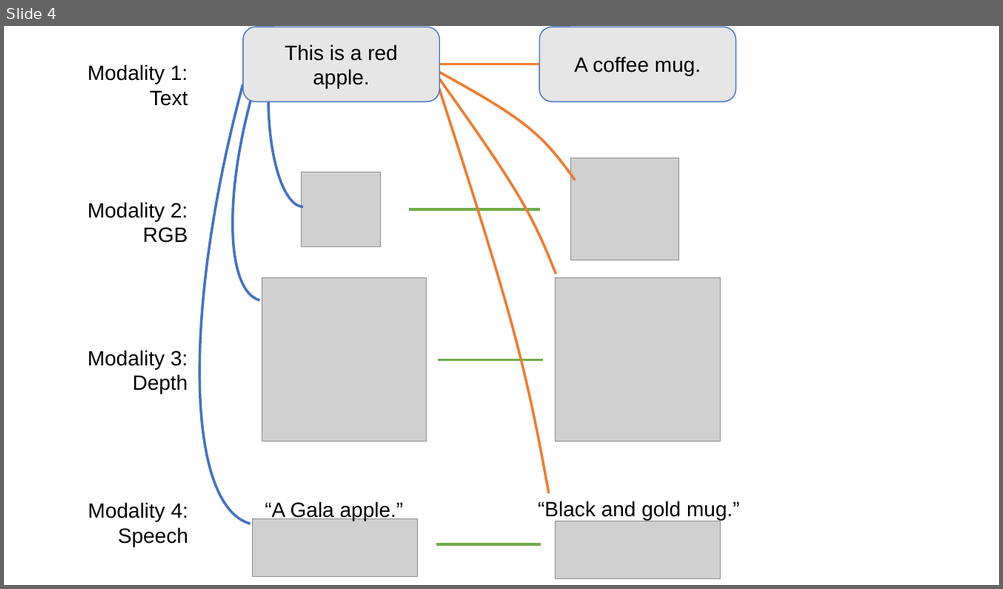
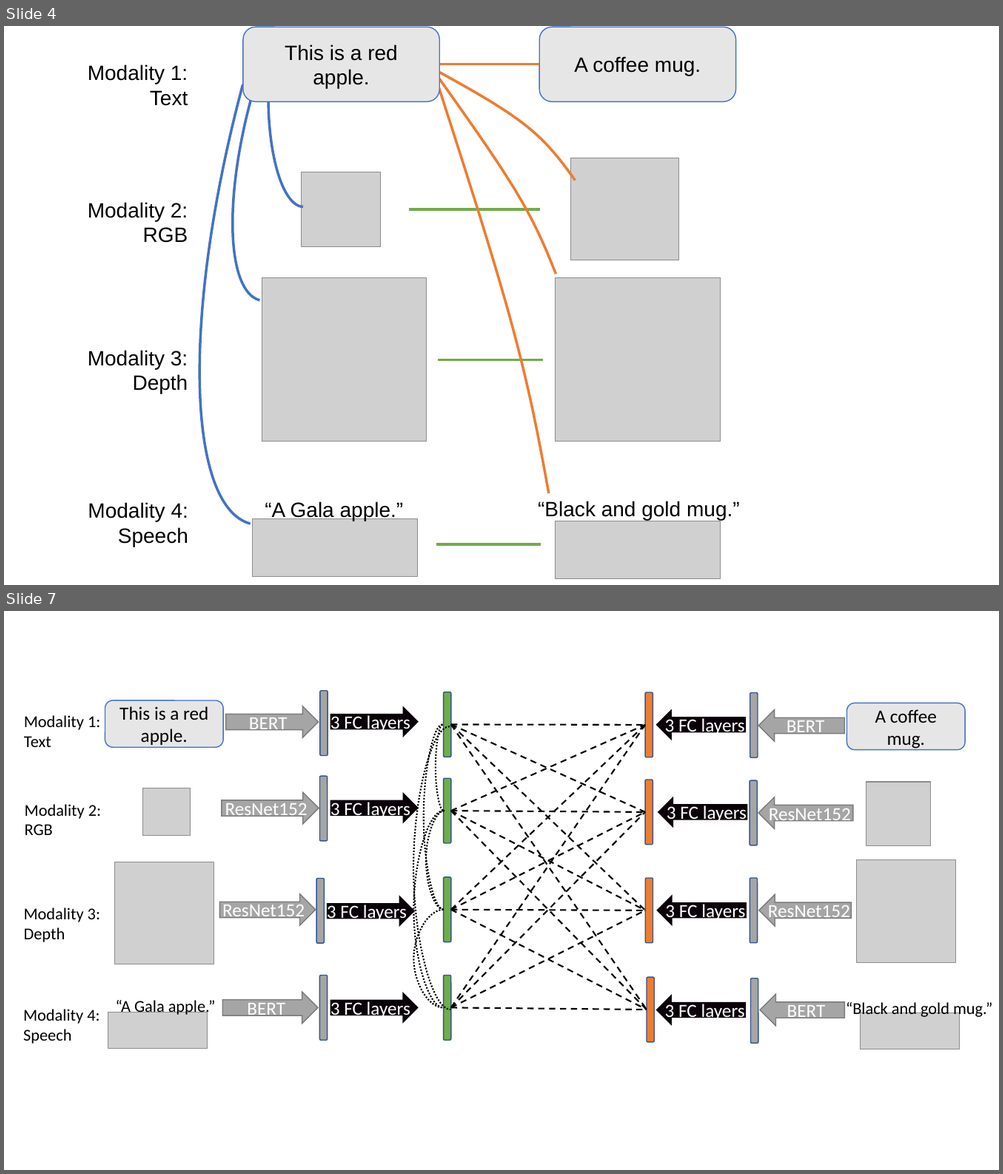
Before and after one commit to kasraprime/EMMA, a slide deck: Paper/Figures/MMA-paper-old.pptx. Shown one above the other, each under a label of ours: slide 4 before the commit, slides 4 and 7 after it; the slides between them are not shown. The pictures are 1003x589 and 1003x1174 pixels, drawn with LibreOffice and Linux fonts; fonts in the diff are those of the drawing; grey boxes stand for pictures. Boxes give left, top, right and bottom in pixels: in the first picture for what was removed or moved away, otherwise in the second. Text is boxed around its words. In the diff, an @@ line names an element or a change of style, - is before the commit and + after.

```diff
--- a/Paper/Figures/MMA-paper-old.pptx
+++ b/Paper/Figures/MMA-paper-old.pptx
@@ slide 7 added at (4,611,999,1170), background #FFFFFF @@
@@ group added at (23,691,992,1050): 18 rounded rectangles, 16 right arrows, 6 texts, 6 pictures, 4 lines, 3 curved lines @@
+Modality 1:
+Text
+Modality 3: Depth
+Modality 2:
+RGB
+A coffee mug.
+“A Gala apple.”
+“Black and gold mug.”
+Modality 4: Speech
+This is a red apple.
+BERT
+BERT
+ResNet152
+ResNet152
+BERT
+BERT
+ResNet152
+ResNet152
+3 FC layers
+3 FC layers
+3 FC layers
+3 FC layers
+3 FC layers
+3 FC layers
+3 FC layers
+3 FC layers
@@ line added from (451, 811) to (645, 725), #000000 1.5 pt dashed @@
@@ line added from (451, 910) to (645, 725), #000000 1.5 pt dashed @@
@@ line added from (451, 1008) to (645, 725), #000000 1.5 pt dashed @@
@@ curved line added from (444, 811) to (444, 1008), #000000 1.5 pt dashed @@
@@ curved line added from (444, 811) to (444, 910), #000000 1.5 pt dashed @@
@@ line added from (451, 811) to (645, 812), #000000 1.5 pt dashed @@
@@ line added from (451, 811) to (645, 911), #000000 1.5 pt dashed @@
@@ line added from (451, 811) to (646, 1010), #000000 1.5 pt dashed @@
@@ line added from (451, 910) to (645, 812), #000000 1.5 pt dashed @@
@@ line added from (451, 1008) to (645, 812), #000000 1.5 pt dashed @@
@@ curved line added from (444, 910) to (444, 1008), #000000 1.5 pt dashed @@
@@ line added from (451, 910) to (645, 911), #000000 1.5 pt dashed @@
@@ line added from (451, 910) to (646, 1010), #000000 1.5 pt dashed @@
@@ line added from (451, 1008) to (645, 911), #000000 1.5 pt dashed @@
@@ line added from (451, 1008) to (646, 1010), #000000 1.5 pt dashed @@
```
Also in this commit, not shown: 1 slide changed, 3 other slides added, 38 other files.
